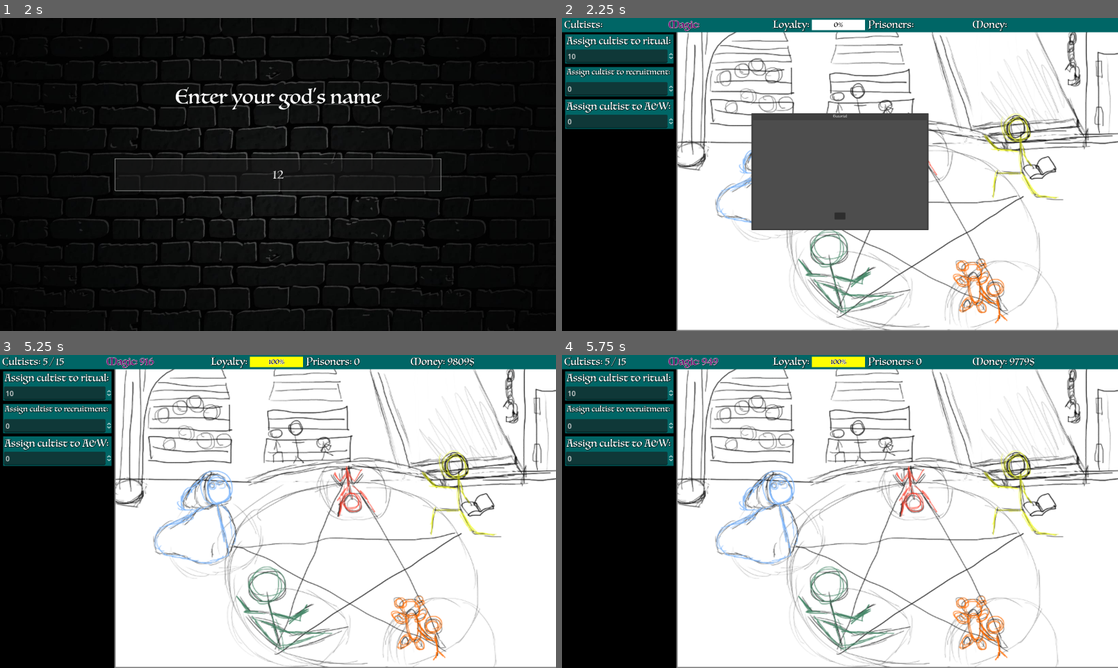
Above: before the commit, frames 1-4 (two rows, left to right).
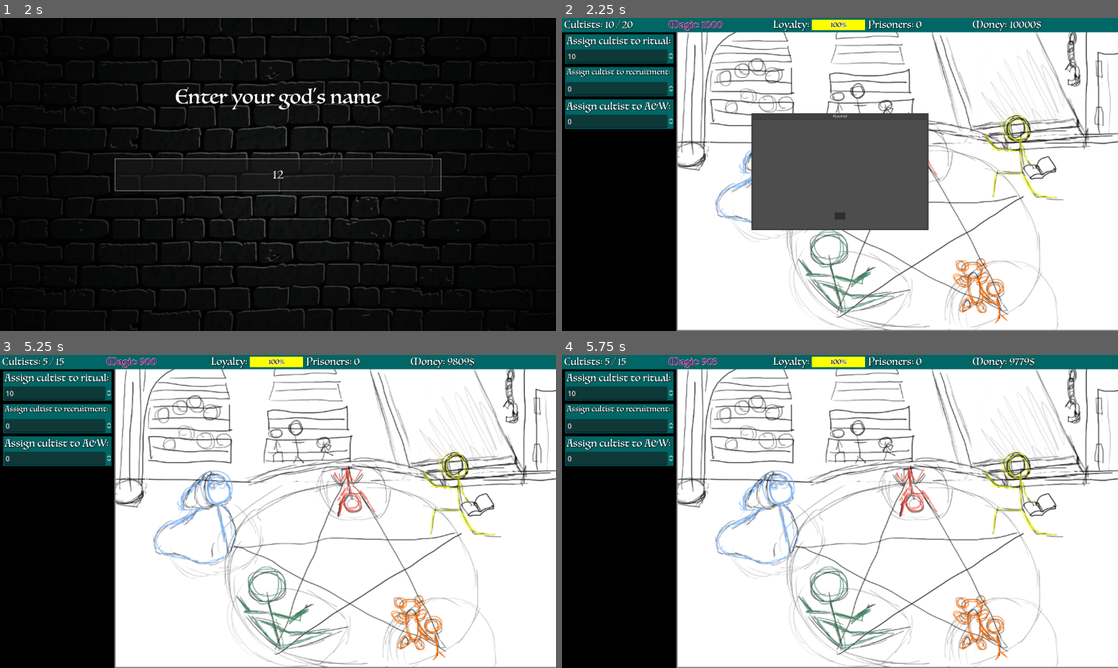
Above: after the commit, the same moments.

Repository: ShroomySquid/Ludum_Dare
Game: Godot game, scene res://root_menu_node.tscn
Two runs of this game, one before a commit and one after it. Both use one fixed random seed, a clock stepped at 60 frames per second and the inputs below.
Inputs (mouse positions are in pixels of both pictures, inside the frame that each line leads up to):
- Up to frame 1 (2 s): click "Start Game" at 0.5 s; click (278, 174) at 1.27 s; type "12" at 1.35 s
- Up to frame 2 (2.25 s): tap Enter at 2 s
- Up to frame 3 (5.25 s): click (278, 552) at 2.75 s; click (72, 405) at 4.25 s; click "option 1" at 5 s
- Up to frame 4 (5.75 s): no input

Frame 1 is identical in both runs. In frame 2, 0.6% of the frame differs, in the area x 7-87%, y 0-4%; in frame 3, less than 0.1%; in frame 4, less than 0.1%.

Commit message:
kill cultists when no money is left

Diff:
--- a/ui_prototype/Control.gd
+++ b/ui_prototype/Control.gd
@@ -2,7 +2,7 @@
 class_name GAME
 @onready var menu = $"../Menu"
 var resources: Resource_container = Resource_container.new()
-@export var available_cultists = 0
+@export var available_cultists = 10
 var peak_magic = 1000
 var cultists_in_ritual = 10
 var cultists_in_recruitment = 0
@@ -11,6 +11,7 @@
 var new_cultist_counter = 0
 var is_paused = true
 var in_intro = true
+var starve_timer = 1
 
 func _cultists_in_ritual(value: float):
 	if (is_paused == true):
@@ -64,14 +65,25 @@
 
 func _endTuto():
 	is_paused = false
-	print("ok")
 
 # Called every frame. 'delta' is the elapsed time since the previous frame.
 func _process(delta):
+	$cultist_label.text = "Cultists: " + str(available_cultists) + " / " + str(resources.get_re(Resources.r.CULTISTS))
+	$magic_label.text = "Magic: " + str(int(resources.get_re(Resources.r.MAGIC)))
+	$loyalty_bar.value = resources.get_re(Resources.r.LOYALTY)
+	$prisoners_label.text = "Prisoners: " + str(resources.get_re(Resources.r.PRISONERS))
+	$money_label.text = "Money: " + str(int(resources.get_re(Resources.r.GOLD))) + "$"
 	if (Input.is_action_just_pressed("pause") && in_intro == false):
 		pauseMenu()
 	if (is_paused == true):
 		return
+	if (resources.get_re(Resources.r.GOLD) == 0):
+		starve_timer -= delta
+	else:
+		starve_timer = 1
+	if (starve_timer <= 0):
+		resources.sub_re(Resources.r.CULTISTS, 1)
+		starve_timer = 1
 	available_cultists = resources.get_re(Resources.r.CULTISTS) - cultists_in_ritual - cultists_in_recruitment - cultists_in_job
 	if available_cultists < 0:
 		if cultists_in_job + available_cultists >= 0:
@@ -105,18 +117,16 @@
 			print("you had to try to be this bad")
 		elif (resources.get_re(Resources.r.MAGIC) >= 1):
 			print("how")
-	resources.sub_re(Resources.r.MAGIC, (resources.get_re(Resources.r.MAGIC) - cultists_in_ritual * 100) * delta)
+	if (resources.get_re(Resources.r.MAGIC) >= cultists_in_ritual * 100):
+		resources.sub_re(Resources.r.MAGIC, (resources.get_re(Resources.r.MAGIC) - cultists_in_ritual * 100) * delta)
+	else:
+		resources.add_re(Resources.r.MAGIC, (cultists_in_ritual * 100 - resources.get_re(Resources.r.MAGIC)) * delta / 20)
 	new_cultist_counter += cultists_in_recruitment * delta
 	if (new_cultist_counter >= 300):
 		new_cultist_counter = 0
 		resources.add_re(Resources.r.CULTISTS, 1)
 	if (int(resources.get_re(Resources.r.MAGIC)) == 0):
 		print("Dead you are, try again you must.")
-	$cultist_label.text = "Cultists: " + str(available_cultists) + " / " + str(resources.get_re(Resources.r.CULTISTS))
-	$magic_label.text = "Magic: " + str(int(resources.get_re(Resources.r.MAGIC)))
-	$loyalty_bar.value = resources.get_re(Resources.r.LOYALTY)
-	$prisoners_label.text = "Prisoners: " + str(resources.get_re(Resources.r.PRISONERS))
-	$money_label.text = "Money: " + str(int(resources.get_re(Resources.r.GOLD))) + "$"
 	if (resources.get_re(Resources.r.MAGIC) > peak_magic):
 		peak_magic = resources.get_re(Resources.r.MAGIC)
 	if (resources.get_re(Resources.r.MAGIC) < peak_magic / 2):
--- a/ui_prototype/root_menu_node.tscn
+++ b/ui_prototype/root_menu_node.tscn
@@ -166,6 +166,7 @@
 script = ExtResource("8_eq8ui")
 
 [node name="settings" type="Control" parent="."]
+visible = false
 layout_mode = 1
 anchors_preset = 15
 anchor_right = 1.0
Not shown: 1 places in ui_prototype/root_menu_node.tscn that only renumber resources
